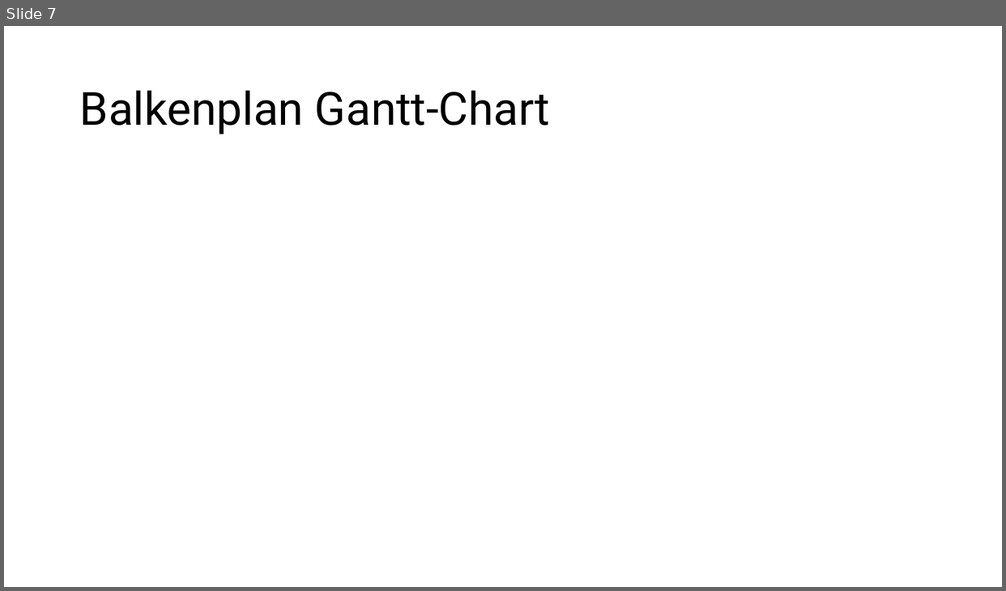
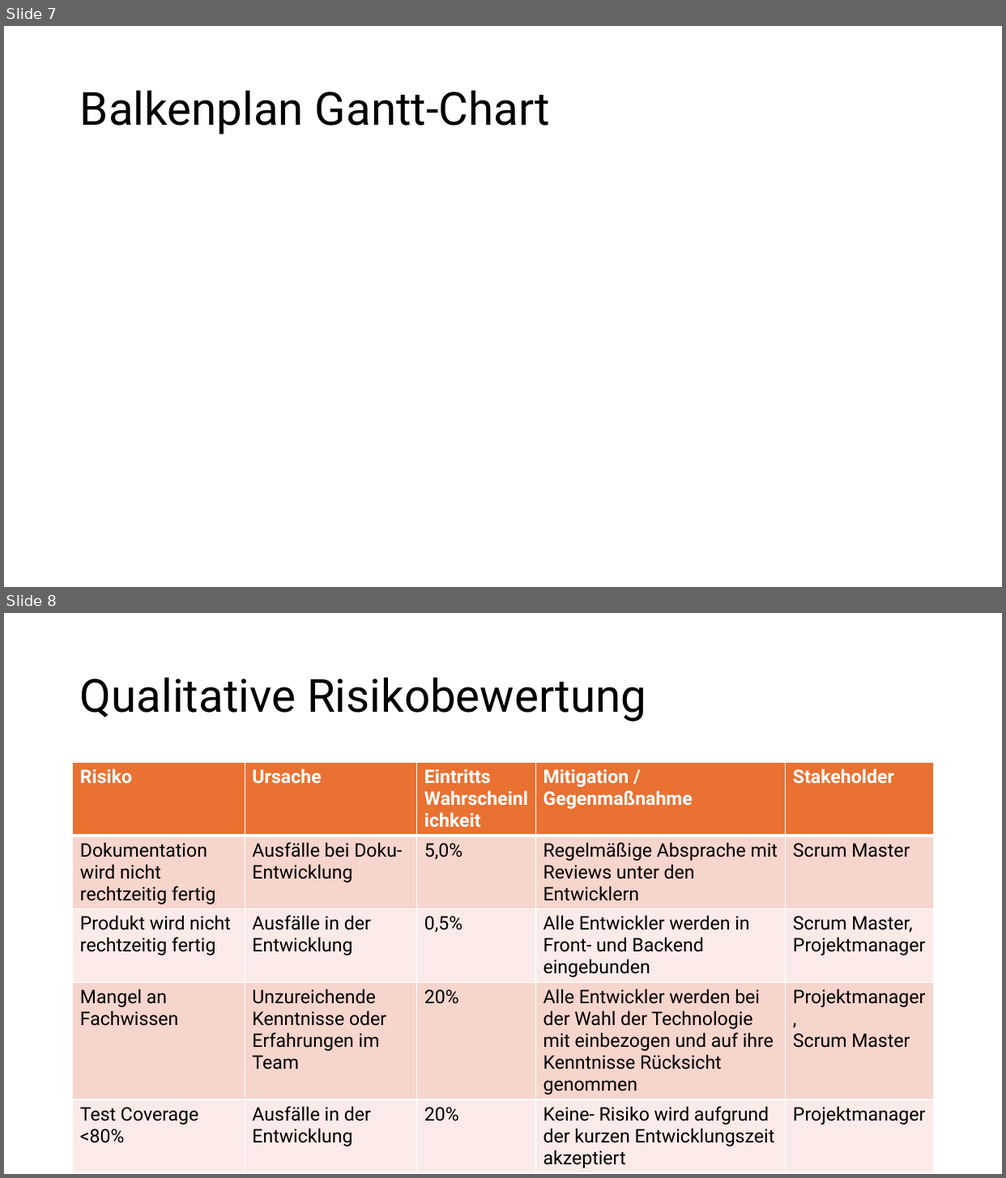
Before and after one commit to GilbertBckr/BullshitBingo, a slide deck: project_managment/Presentation.pptx. Shown one above the other, each under a label of ours: slide 7 before the commit, slides 7 and 8 after it. The pictures are 1006x591 and 1006x1178 pixels, drawn with LibreOffice and Linux fonts; fonts in the diff are those of the drawing. Boxes give left, top, right and bottom in pixels: in the first picture for what was removed or moved away, otherwise in the second. Text is boxed around its words. In the diff, an @@ line names an element or a change of style, - is before the commit and + after.

```diff
--- a/project_managment/Presentation.pptx
+++ b/project_managment/Presentation.pptx
@@ slide 8 added at (4,613,1002,1174), background #FFFFFF @@
@@ title added at (80,677,646,722), 44 pt, text #000000 @@
+Qualitative Risikobewertung
@@ table added at (73,763,935,1174), 5 rows, 5 columns @@
+Risiko | Ursache | Eintritts Wahrscheinlichkeit | Mitigation / Gegenmaßnahme | Stakeholder
+Dokumentation wird nicht rechtzeitig fertig | Ausfälle bei Doku-Entwicklung | 5,0% | Regelmäßige Absprache mit Reviews unter den Entwicklern | Scrum Master
+Produkt wird nicht rechtzeitig fertig | Ausfälle in der Entwicklung | 0,5% | Alle Entwickler werden in Front- und Backend eingebunden | Scrum Master, / Projektmanager
+Mangel an Fachwissen | Unzureichende Kenntnisse oder Erfahrungen im Team | 20% | Alle Entwickler werden bei der Wahl der Technologie mit einbezogen und auf ihre Kenntnisse Rücksicht genommen | Projektmanager, / Scrum Master
+Test Coverage <80% | Ausfälle in der Entwicklung | 20% | Keine- Risiko wird aufgrund der kurzen Entwicklungszeit akzeptiert | Projektmanager
```
Also in this commit, not shown: 1 slide changed, 2 other slides added, 1 other file.
